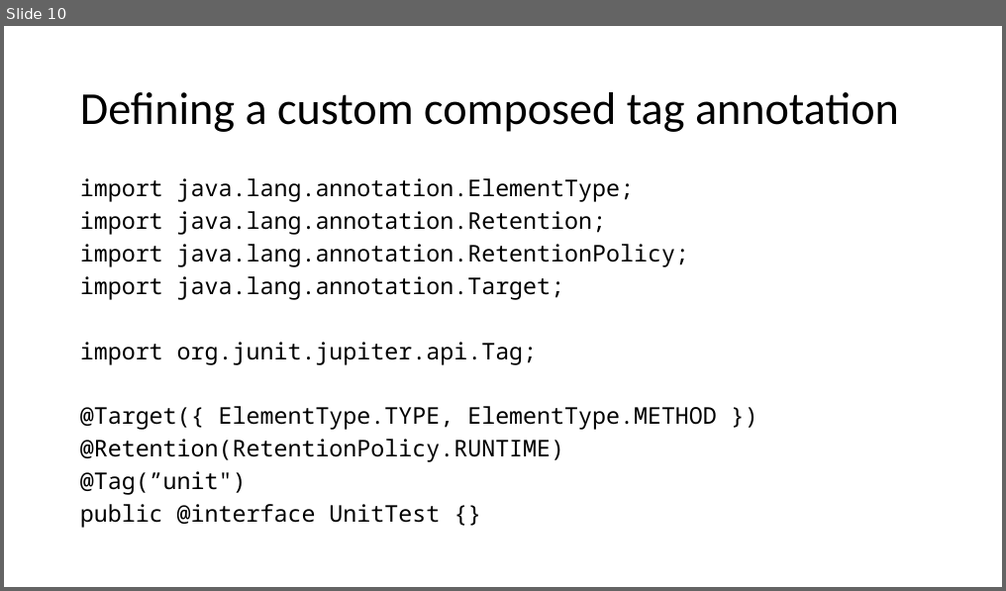
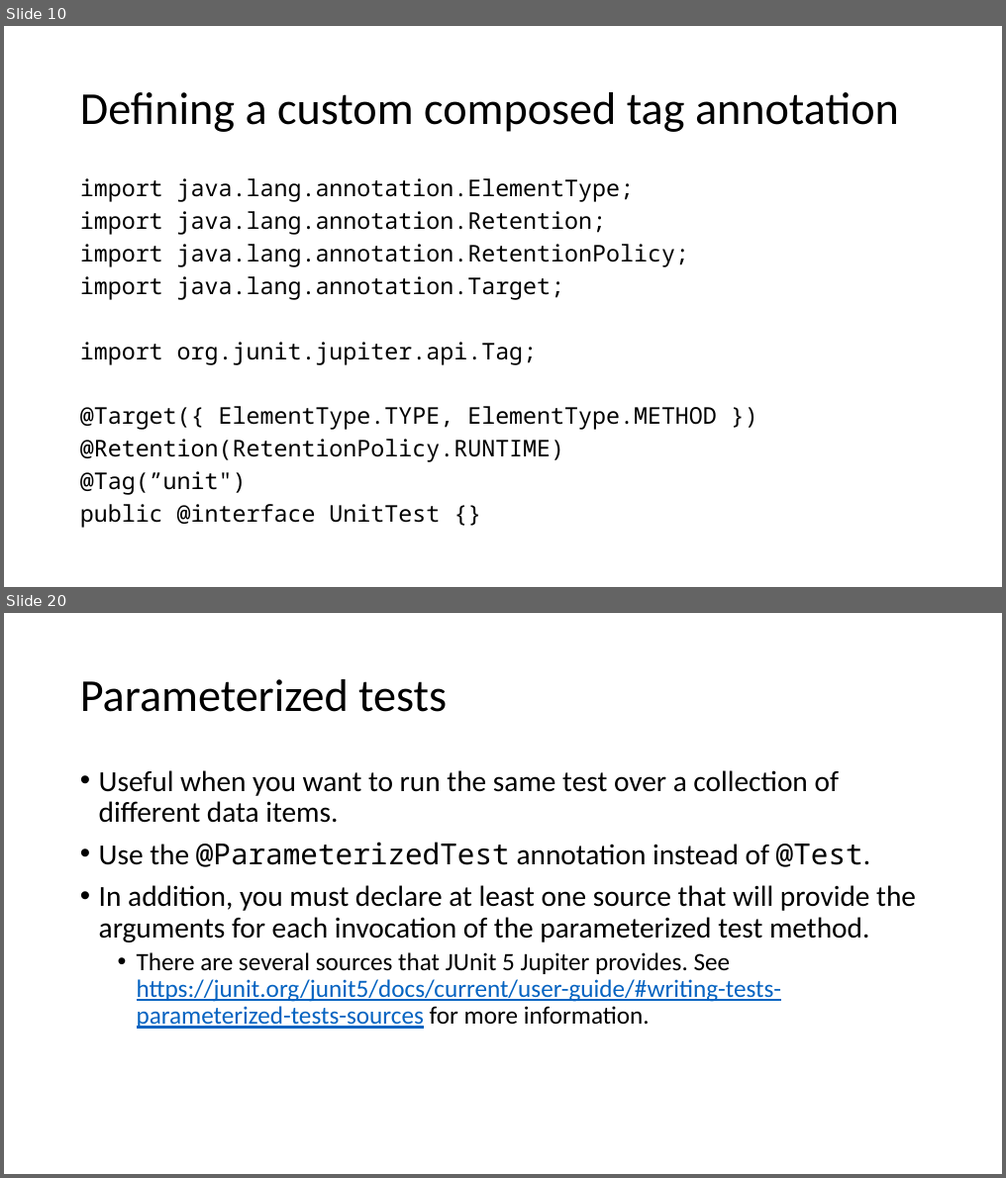
Before and after one commit to cebartling/test-driven, a slide deck: presentations/Introduction to JUnit 5.pptx. Shown one above the other, each under a label of ours: slide 10 before the commit, slides 10 and 20 after it; the slides between them are not shown. The pictures are 1006x591 and 1006x1178 pixels, drawn with LibreOffice and Linux fonts; fonts in the diff are those of the drawing. Boxes give left, top, right and bottom in pixels: in the first picture for what was removed or moved away, otherwise in the second. Text is boxed around its words. In the diff, an @@ line names an element or a change of style, - is before the commit and + after.

Commit message:
Introduction to JUnit 5 presentation updates

```diff
--- a/presentations/Introduction to JUnit 5.pptx
+++ b/presentations/Introduction to JUnit 5.pptx
@@ slide 20 added at (x1=4, y1=613, x2=1002, y2=1174), background #FFFFFF @@
@@ title added at (x1=80, y1=679, x2=447, y2=712), 44 pt, text #000000 @@
+Parameterized tests
@@ text added at (x1=99, y1=770, x2=916, y2=1029), 28 pt, text #000000 @@
+• Useful when you want to run the same test over a collection of different data items.
+• Use the @ParameterizedTest annotation instead of @Test.
+• In addition, you must declare at least one source that will provide the arguments for each invocation of the parameterized test method.
+  • There are several sources that JUnit 5 Jupiter provides. See https://junit.org/junit5/docs/current/user-guide/#writing-tests-parameterized-tests-sources for more information.
```
Also in this commit, not shown: 2 slides changed, 9 other slides added, 2 slides removed.
